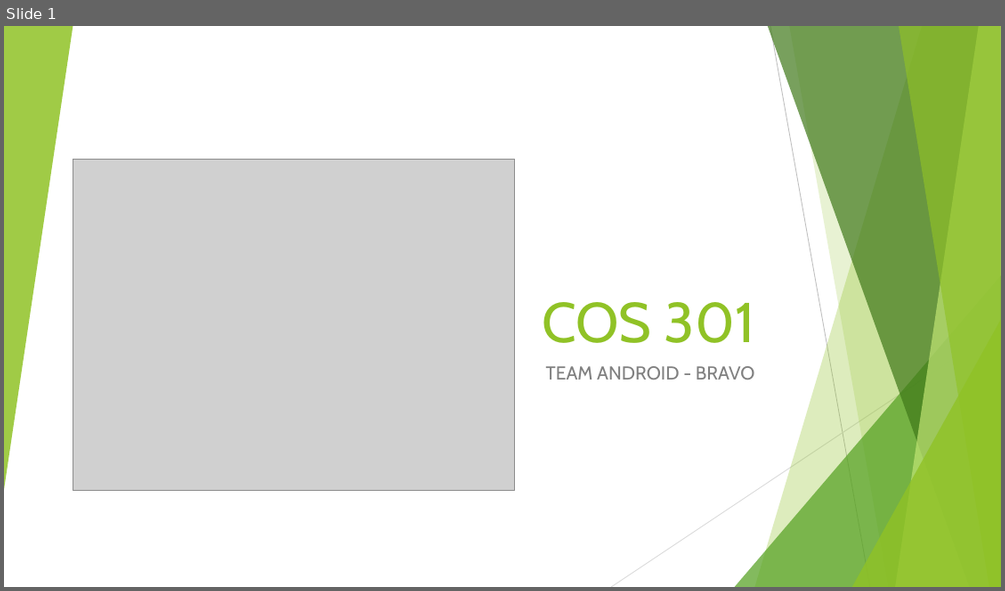
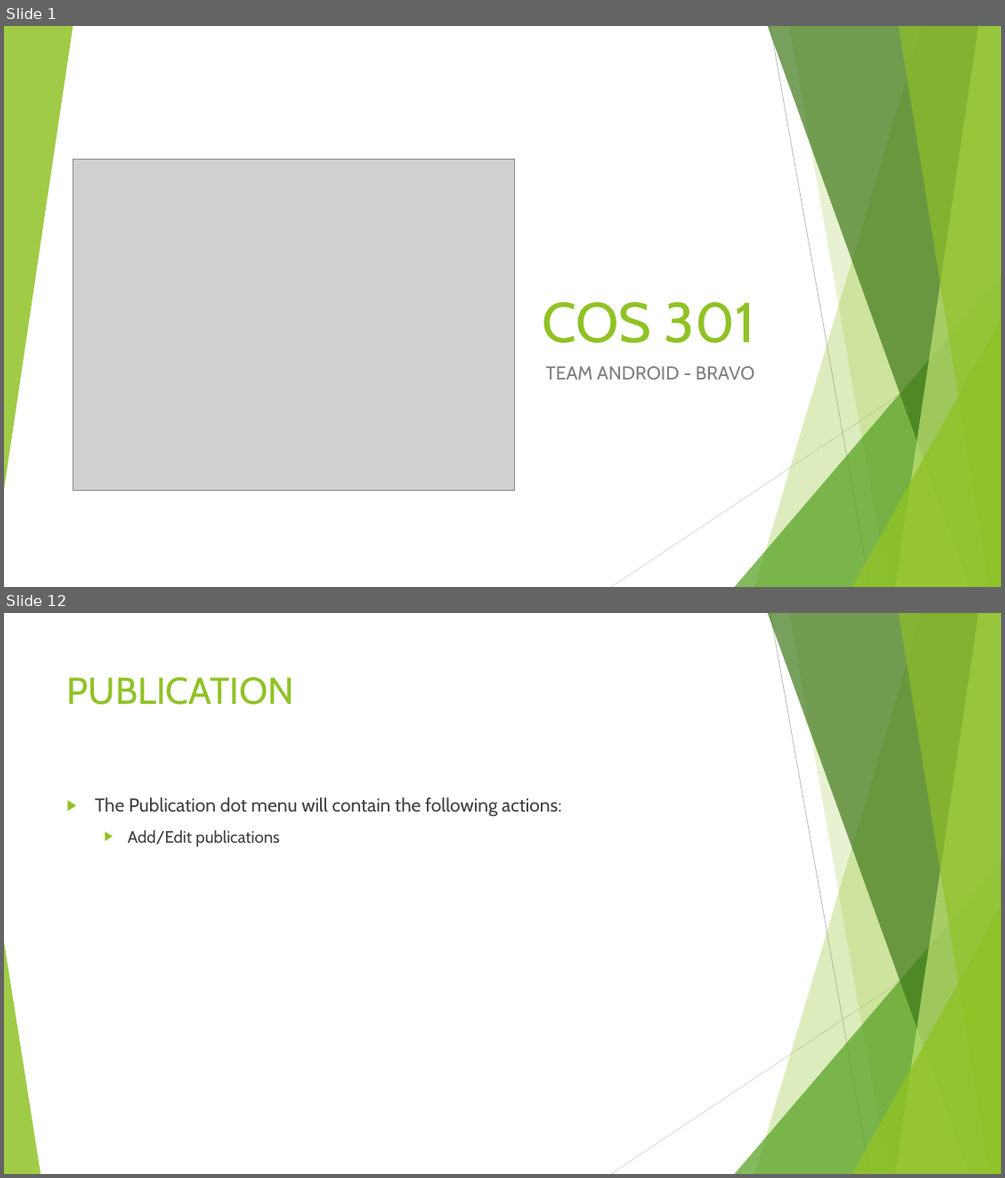
Before and after one commit to u14077893/Bravo, a slide deck: Android Interface/Presentation/COS 301 Presentation.pptx. Shown one above the other, each under a label of ours: slide 1 before the commit, slides 1 and 12 after it; the slides between them are not shown. The pictures are 1005x591 and 1005x1178 pixels, drawn with LibreOffice and Linux fonts; fonts in the diff are those of the drawing; grey boxes stand for pictures. Boxes give left, top, right and bottom in pixels: in the first picture for what was removed or moved away, otherwise in the second. Text is boxed around its words. In the diff, an @@ line names an element or a change of style, - is before the commit and + after.

```diff
--- a/Android Interface/Presentation/COS 301 Presentation.pptx
+++ b/Android Interface/Presentation/COS 301 Presentation.pptx
@@ slide 12 added at (4,613,1001,1174), background #FFFFFF; not listed: 9 template elements that a slide beside it also shows @@
@@ title added at (67,677,295,705), 36 pt, text #90C226 @@
+PUBLICATION
@@ text added at (95,797,561,847), 18 pt, text #404040 @@
+▶ The Publication dot menu will contain the following actions:
+  ▶ Add/Edit publications
@@ triangle added at (4,941,40,1174), fill #90C226 at 85% opacity @@
```
Also in this commit, not shown: 16 other slides added.
